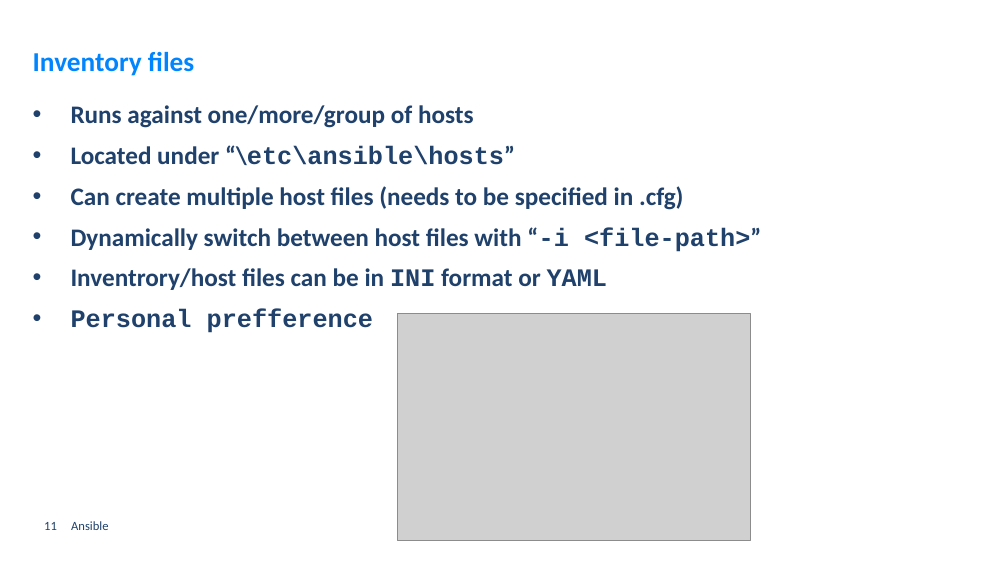
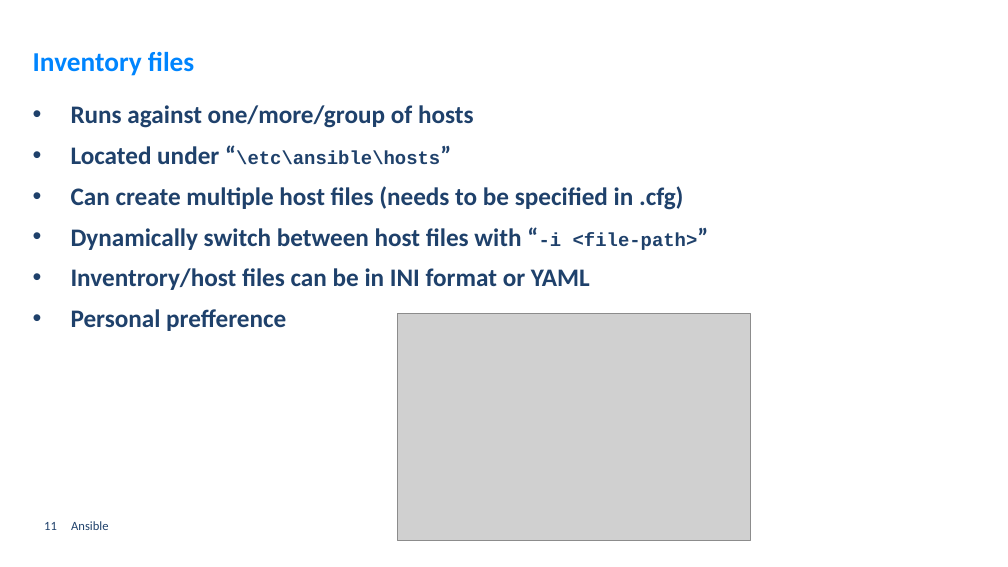
Before and after one commit to GerritVanMol/Ansible_Introduction-21_22, a slide deck: slide 11 of Documents/Ansible_BasicsAndHowToGetStarted.pptx. Drawn at 1008x567 pixels with LibreOffice and Linux fonts; fonts in the diff are those of the drawing; grey boxes stand for pictures; background and template pictures are left out. Boxes give left, top, right and bottom in pixels: in the first picture for what was removed or moved away, otherwise in the second. Text is boxed around its words. In the diff, an @@ line names an element or a change of style, - is before the commit and + after.

Commit message:
add log file for ansible demo and update ppt

```diff
--- a/Documents/Ansible_BasicsAndHowToGetStarted.pptx
+++ b/Documents/Ansible_BasicsAndHowToGetStarted.pptx
@@ text at bbox=[71, 146, 698, 331]: size 24 to 18 pt in "“\etc\ansible\hosts”", "“-i <file-path>”"; font Calibri to Courier New in "“\etc\ansible\hosts”"; font Courier New to Calibri in "INI YAML", "Personal prefference" @@
```
Also in this commit, not shown: 3 other slides changed, 4 slides added, 1 other file.
